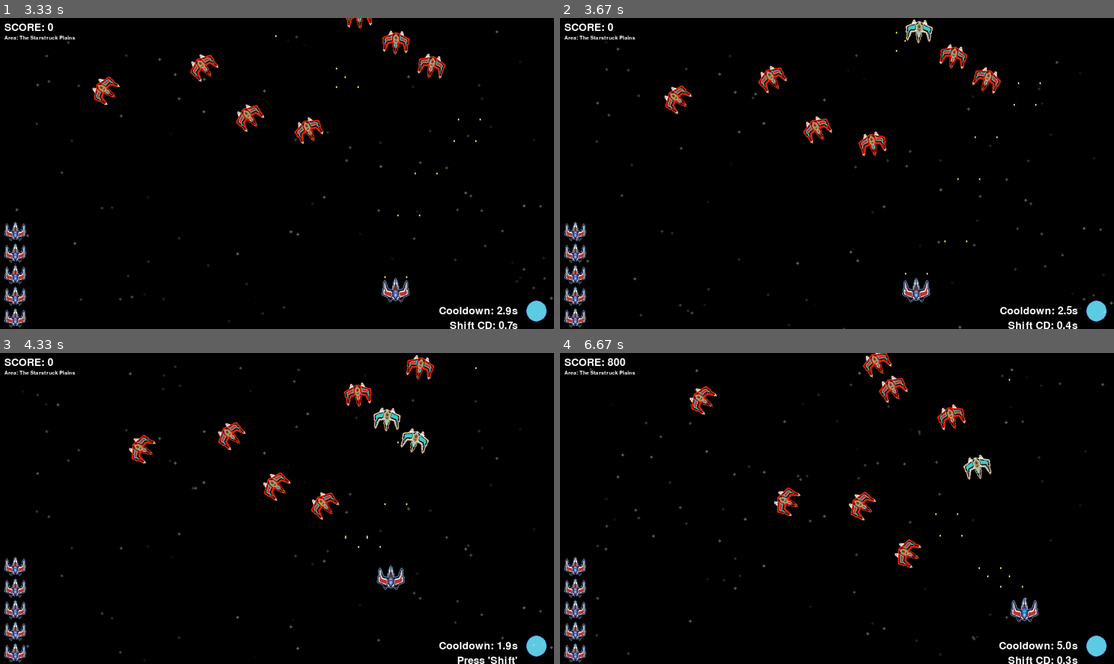
Above: before the commit, frames 1-4 (two rows, left to right).
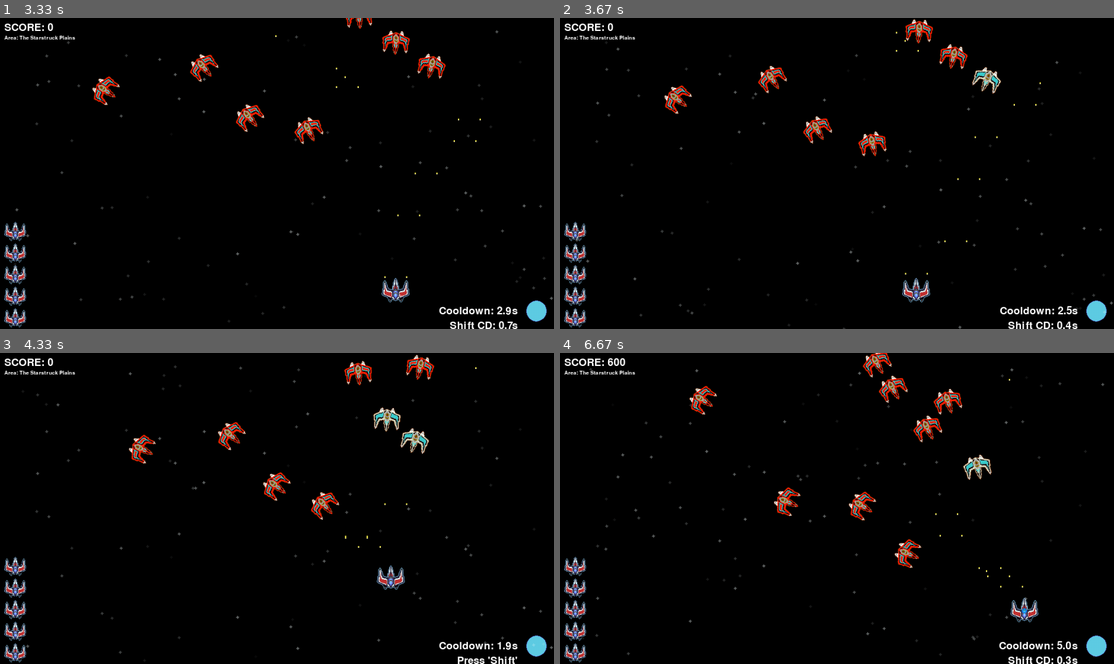
Above: after the commit, the same moments.

Repository: woelffer/gamedemo
Game: pygame game, started from pygamedemo.py
Same seed, same stepped clock (60 frames per second), same inputs: the game is played once before the commit and once after it.
Inputs:
- Up to frame 1 (3.33 s): tap Enter at 0.33 s; tap Space at 0.67, 1.07, 1.37, 1.57, 1.9, 2.2, 2.4, 2.7, 2.97, 3.3 s; hold D 1-1.47 s; tap E at 1.15, 2.48 s; hold W 1.5-1.8 s; hold D 1.83-2.3 s; tap Shift at 1.98 s; hold A 2.33-2.87 s; hold S 2.9-3.2 s; hold A from 3.23 s (still down)
- Up to frame 2 (3.67 s): tap Shift at 3.38 s; tap Space at 3.6 s; release A at 3.63 s
- Up to frame 3 (4.33 s): hold W 3.67-4.03 s; tap Space at 3.73, 4.13 s; tap E at 3.82 s; hold D from 4.07 s (still down)
- Up to frame 4 (6.67 s): tap Space at 4.43, 4.8, 5.2, 5.5, 5.7, 6, 6.2, 6.53 s; release D at 4.7 s; hold S 4.73-5.1 s; tap Shift at 4.88, 6.28 s; hold A 5.13-5.6 s; tap E at 5.28, 6.62 s; hold D 5.63-6.1 s; hold W 6.13-6.43 s; hold D from 6.47 s (still down)

Frame 1 is identical in both runs. In frame 2, 0.3% of the frame differs, in the area x 62-83%, y 0-24%; in frame 3, 0.5%; in frame 4, 0.7%, in the area x 8-78%, y 1-71%.

Commit message:
Implemented Bullet logic for the enemies and movement pattern to "move to shoot" - Currently still buggy (need to correct issues with time since last shot and not firing two bullets like the player). Using Random numbers in spawn enemy function to show both AI movements in action

Diff:
--- a/Bullet.py
+++ b/Bullet.py
@@ -1,23 +1,54 @@
 import pygame
+import math
 from pygame import mixer
 
 class Bullet:
-    def __init__(self, position, speed):
+    def __init__(self, position, speed, targetx, targety):
         self.bullet_img = pygame.image.load("assets/Bullet.png").convert_alpha()
         self.bullet_sound = mixer.Sound("audio/8-bit-machine-gun.aiff")
         self.bullet_sound.set_volume(0.1)
         self.pos_x, self.pos_y = position
+        self.targetx = targetx
+        self.targety = targety
         self.speed = speed
+        self.angle = math.atan2(self.pos_y - self.targety, self.pos_x - self.targetx)
+        self.dx = math.cos(self.angle) * self.speed
+        self.dy = math.sin(self.angle) * self.speed
+        print("Angle in degreese: ", int(self.angle*180/math.pi))
+
+
 
     def move(self, dt):
         self.pos_y += self.speed * dt
 
+
+    def enemy_bullet_move(self, dt):
+        self.pos_x = self.pos_x + int(self.dx) * dt
+        self.pos_y = self.pos_y + int(self.dy) * dt
+
+
+
     def rect(self):
-        return self.bullet_img.get_rect(topleft =(self.pos_x, self.pos_y))
+        return self.bullet_img.get_rect(center =(self.pos_x, self.pos_y))
 
     def play_sound(self):
         channel = pygame.mixer.Channel(2)
         channel.play(self.bullet_sound)
+
+
+    def create_enemy_bullets(self, enemy_model, bullet_speed, targetx, targety):
+        self.targetx = targetx
+        self.targety = targety
+        bullet_offset_1 = (54, 6)
+        bullet_offset_2 = (4, 6)
+        bullet_position_1 = [enemy_model.pos_x + bullet_offset_1[0], enemy_model.pos_y + bullet_offset_1[1]]
+        bullet_position_2 = [enemy_model.pos_x + bullet_offset_2[0], enemy_model.pos_y + bullet_offset_2[1]]
+        new_bullet_1 = Bullet(bullet_position_1, bullet_speed, self.targetx, self.targety)
+        new_bullet_2 = Bullet(bullet_position_2, bullet_speed, self.targetx, self.targety)
+        new_bullet_1.play_sound()
+        new_bullet_2.play_sound()
+        return [new_bullet_1, new_bullet_2]
+
 
     @staticmethod
     def create_bullets(player_model, bullet_speed):
@@ -25,8 +56,8 @@
         bullet_offset_2 = (4, 6)
         bullet_position_1 = [player_model.pos_x + bullet_offset_1[0], player_model.pos_y + bullet_offset_1[1]]
         bullet_position_2 = [player_model.pos_x + bullet_offset_2[0], player_model.pos_y + bullet_offset_2[1]]
-        new_bullet_1 = Bullet(bullet_position_1, bullet_speed)
-        new_bullet_2 = Bullet(bullet_position_2, bullet_speed)
+        new_bullet_1 = Bullet(bullet_position_1, bullet_speed , 0, 0)
+        new_bullet_2 = Bullet(bullet_position_2, bullet_speed, 0, 0)
         new_bullet_1.play_sound()
         new_bullet_2.play_sound()
         return [new_bullet_1, new_bullet_2]
--- a/Enemy.py
+++ b/Enemy.py
@@ -3,7 +3,7 @@
 from pygame import mixer
 
 class Enemy:
-    def __init__(self, posx, posy):
+    def __init__(self, posx, posy, shooter_tag):
         try:
             self.enemy_img = pygame.image.load("assets/Enemy_Spaceship.png").convert_alpha()
             self.dmg_img = pygame.image.load("assets/Inv_Spaceship.png").convert_alpha()
@@ -29,6 +29,7 @@
 
         self.sound_played = False #Flag to track if the sound has been played
         self.angle = 0 #Initial angle
+        self.shooter_tag = shooter_tag # Flag to switch spawn types/ enemy AI
 
 
     def move_towards_player(self, player, dt):
@@ -49,6 +50,36 @@
         #Update the enemy position
         self.pos_x += dx * self.speed * dt
         self.pos_y += dy * self.speed * dt
+
+
+
+        #move towards the enemey from offscreen but stop at distance less than 500 - could use more work
+    def move_to_shoot(self, player, dt):
+
+        #find direction vector between enemy and player
+        dx = player.pos_x - self.pos_x
+        dy = player.pos_y - self.pos_y
+
+        #calc distance
+        distance = math.sqrt(dx ** 2 + dy **2)
+        if distance != 500:
+            #print(distance)
+            dx /= distance
+            dy /= distance
+        if distance <= 500:
+            dx /= distance
+            dy /= distance
+            self.pos_x += dx * self.speed * dt
+            self.speed = 0
+
+        self.angle = math.degrees(math.atan2(dy, dx)) + 90
+
+        #update the enemy pos
+        self.pos_x += dx * self.speed * dt
+        self.pos_y += dy * self.speed * dt
+
+
+
 
     def draw(self, screen):
         #Rotate the enmey image based on the angle
--- a/pygamedemo.py
+++ b/pygamedemo.py
@@ -55,21 +55,23 @@
 
 #Initialize Player, Lives, Enemy class objects
 player_model = Player.Player()
-enemies = [Enemy.Enemy(0, 0), Enemy.Enemy(400, 0), Enemy.Enemy(600, 0)]  # List of enemies
+enemies = [Enemy.Enemy(0, 0, False), Enemy.Enemy(400, 0, False), Enemy.Enemy(600, 0, False)]  # List of enemies
 lives_model = Lives.Lives()
+
 
 
 #Bullet initialize
 bullet_speed = -500
 bullets = []
+enemy_bullets = []
 
 #Can ADJUST THIS WHEN WE Introduce levels and powerups
 BULLET_COOLDOWN = 0.05
-
+ENEMY_BULLET_CD = 1
 
 # Track the time since the last bullet was fired
 time_since_last_shot = 0
-
+time_enemy_last_shot = 0
 
 
 running = True
@@ -83,7 +85,7 @@
 #Variables for spawning enemies
 SPAWN_INTERVAL = 0.3 #Seconds between spawns
 time_since_last_spawn = 0
-
+#seed = random.seed(10)
 #used for differeniating star images as they appear to share the same memory address so python can't interpret a new star image
 # Requires numpy package to work properly
 def images_different(img1, img2):
@@ -94,10 +96,16 @@
 
 
 def spawn_enemy():
-     x_pos = random.randint(0, screen_width - 64) #Enemy width 64 pixels
-     y_pos = -64 #start offscreen
-     new_enemy = Enemy.Enemy(x_pos, y_pos)
-     enemies.append(new_enemy)
+    x_pos = random.randint(0, screen_width - 64) #Enemy width 64 pixels
+    y_pos = -64 #start offscreen
+    rand = random.randrange(0, 9)
+    if rand >= 5:
+        new_enemy = Enemy.Enemy(x_pos, y_pos, True)
+        enemies.append(new_enemy)
+    elif rand <= 4:
+        new_enemy = Enemy.Enemy(x_pos, y_pos, False)
+        enemies.append(new_enemy)
+
 
 # Initialize score thresholds
 score_thresholds = {
@@ -143,7 +151,7 @@
 
     time_since_last_shot += dt  # Update the cooldown timer
     time_since_last_spawn += dt #Update spawn timer
-
+    time_enemy_last_shot += dt # update the enemy bullet timer
 
     update_music(HUD_model.score)
 
@@ -204,8 +212,15 @@
     bullets_to_remove = set()
 
 
-
     speed_factor = 1 + (HUD_model.score // 5000) * 0.5  # Increase speed by 50% for every 5000 points
+
+    # code for enemies to shoot - Uses the angle to determine firing position then shoots along that delta.
+    for enemy in enemies:
+        if enemy.shooter_tag is True and time_enemy_last_shot >= ENEMY_BULLET_CD:
+            enemy_bullet = Bullet.Bullet((enemy.pos_x, enemy.pos_y), bullet_speed, player_model.pos_x, player_model.pos_y)
+            enemy_bullets.append(enemy_bullet)
+            time_enemy_last_shot = 0
+
 
 
     for enemy in enemies:
@@ -213,9 +228,10 @@
 
     # Check for bullet collisions with enemies and bullet out of bounds
     for bullet in bullets:
+        print("This is a player bullet address: ", bullet)
         if not bullet.rect() in screen.get_rect(): #remove bullet if bullet no longer on screen
             bullets_to_remove.add(bullet)
-            print(bullet)
+            #print(bullet)
         for enemy in enemies:
             if bullet.rect().colliderect(enemy.rect()):
                 enemy.take_dmg()
@@ -224,6 +240,21 @@
                     enemies_to_remove.add(enemy)  # Remove enemy if health is zero
 
                 break  # Exit the inner loop to avoid modifying the list during iteration
+
+    # Check for enemy bullet out of bounds and enemy bullet collide with player model
+    for enemy_bullet in enemy_bullets:
+        print("This is a enemy bullet address:", enemy_bullet)
+        if not enemy_bullet.rect() in screen.get_rect():
+            enemy_bullets.remove(enemy_bullet)
+            print(enemy_bullets)
+
+        if enemy_bullet.rect().colliderect(player_model.rect()):
+            enemy_bullets.remove(enemy_bullet)
+            print(enemy_bullets)
+            break
+
+
+
 
 
     # Check for collisions between player and enemies
@@ -286,9 +317,17 @@
         bullet.move(dt)
         screen.blit(bullet.bullet_img, (bullet.pos_x, bullet.pos_y))
 
+    for enemy_bullet in enemy_bullets:
+        enemy_bullet.enemy_bullet_move(dt)
+        screen.blit(enemy_bullet.bullet_img, (enemy_bullet.pos_x, enemy_bullet.pos_y))
+
     # Move and update enemies/lives/bullets/score
     for enemy in enemies:
-        enemy.move_towards_player(player_model, dt)
+        print(enemy.shooter_tag)
+        if enemy.shooter_tag == True:
+            enemy.move_to_shoot(player_model, dt)
+        elif enemy.shooter_tag == False:
+            enemy.move_towards_player(player_model, dt)
         enemy.update()
         enemy.draw(screen)
         #enemy.draw_collision_rect(screen)
